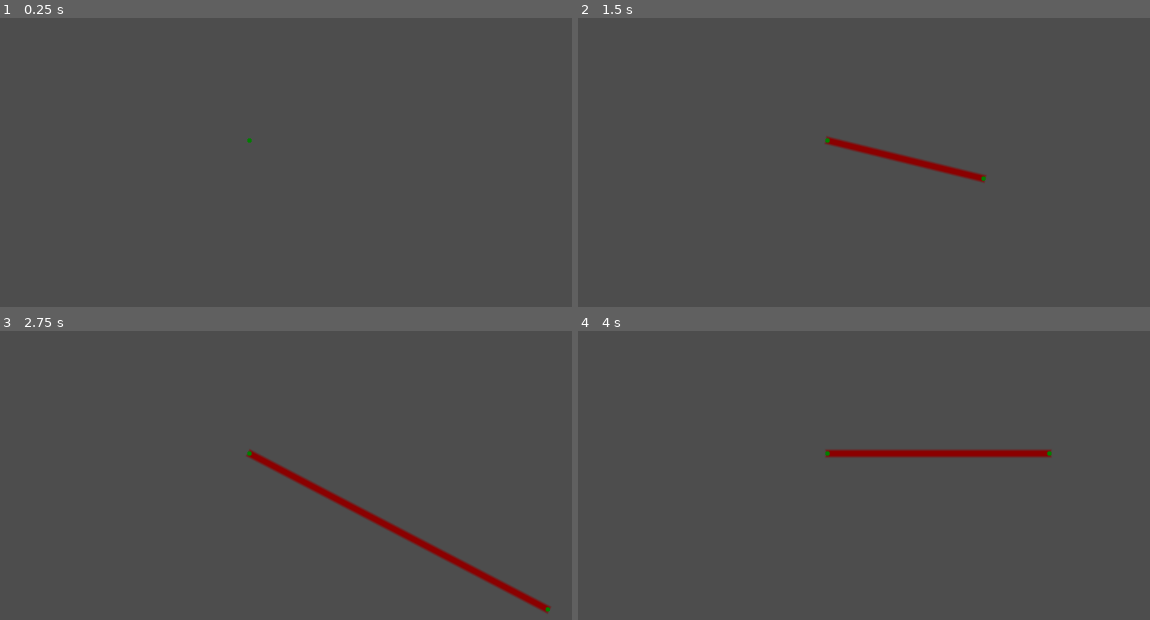
Above: before the commit, frames 1-4 (two rows, left to right).
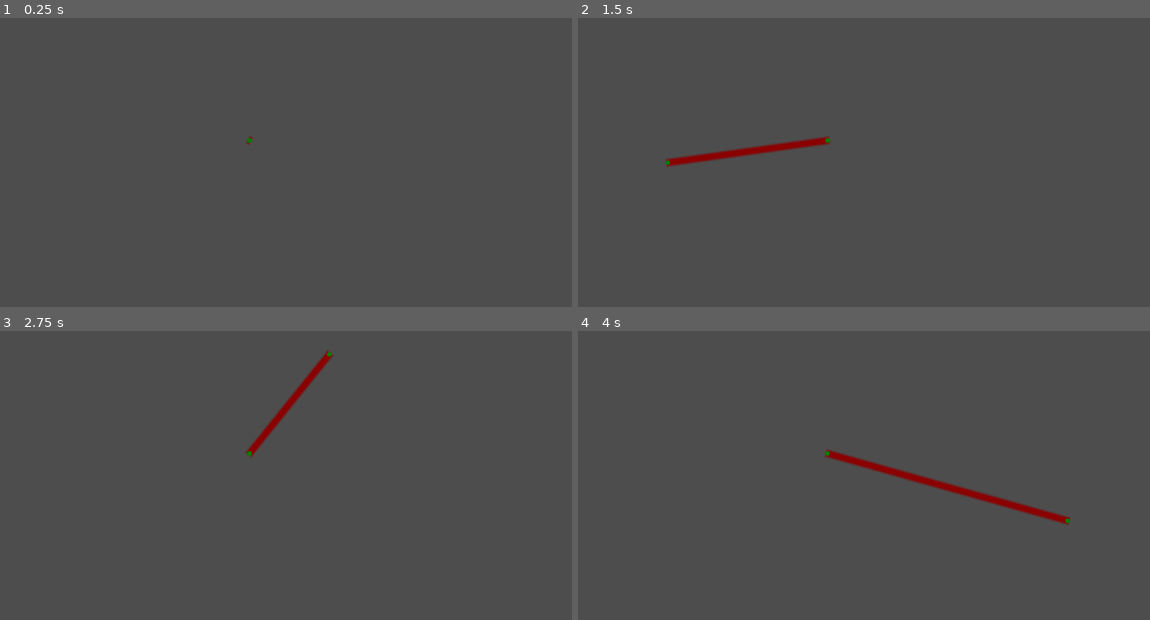
Above: after the commit, the same moments.

Repository: oli-the-broccoli/taught-rope
Game: Godot game, scene res://test_scene.tscn
Two runs of this game, one before a commit and one after it. Both use one fixed random seed, a clock stepped at 60 frames per second and the inputs below.
Inputs (mouse positions are in pixels of both pictures, inside the frame that each line leads up to):
- Up to frame 1 (0.25 s): no input
- Up to frame 2 (1.5 s): tap Enter at 0.5 s; move the mouse to (1001, 119) at 0.52 s; hold Right 0.53-1.28 s; move the mouse to (669, 162) at 1.27 s; hold Down from 1.28 s (still down)
- Up to frame 3 (2.75 s): move the mouse to (331, 354) at 2.02 s; release Down at 2.03 s; hold Right from 2.03 s (still down)
- Up to frame 4 (4 s): move the mouse to (789, 541) at 2.77 s; release Right at 2.78 s; hold Up 2.78-3.53 s; move the mouse to (1069, 521) at 3.52 s; hold Left from 3.53 s (still down)

The runs differ from the first frame. In frame 1, less than 0.1% of the frame differs, in the area x 43-45%, y 41-44%; in frame 2, 1.5%; in frame 3, 2.2%, in the area x 42-97%, y 6-98%; in frame 4, 2.0%.

Commit message:
rope now follows mouse cursor

Diff:
--- a/test_scene.gd
+++ b/test_scene.gd
@@ -15,3 +15,4 @@
 		direction.x += 1
 
 	rope.rope_end += direction.normalized() * rope_speed * delta
+	rope.rope_end = $Camera2D.get_global_mouse_position()
